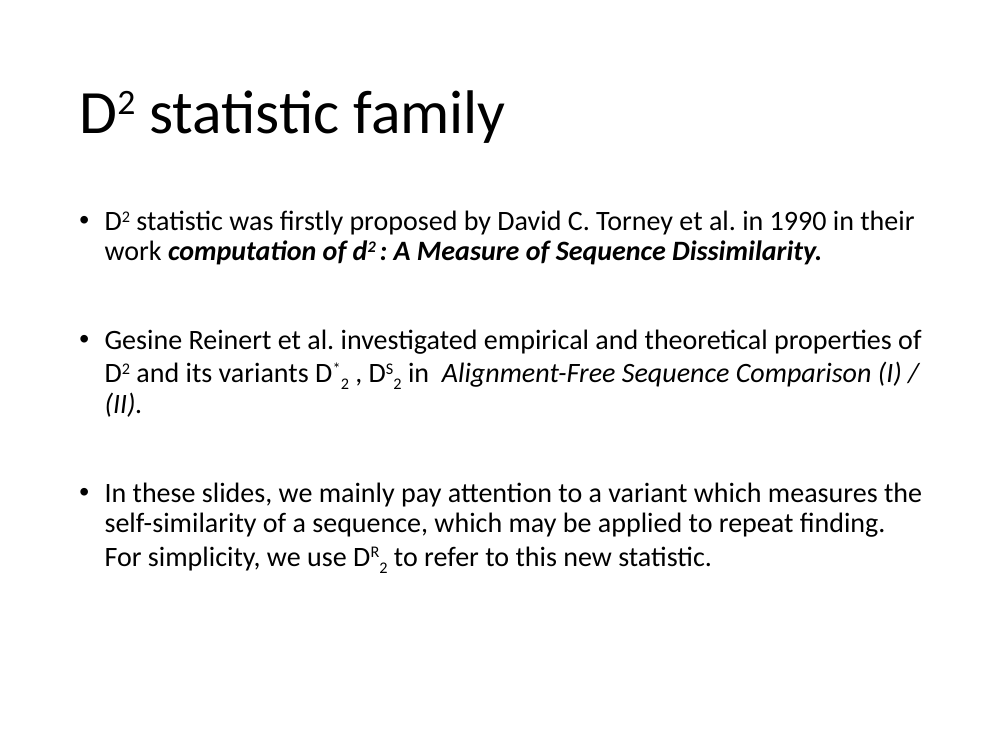
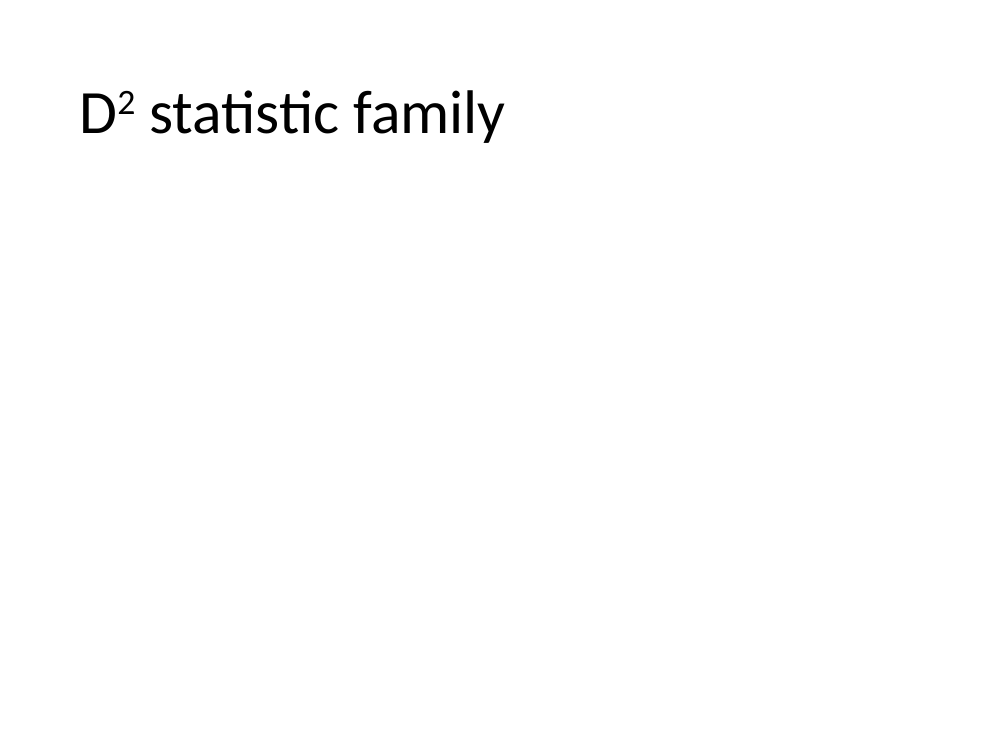
Before and after one commit to chansigit/PyGenSeq, a slide deck: slide 2 of A variant of D2 statistic.pptx. Drawn at 1008x756 pixels with LibreOffice and Linux fonts; fonts in the diff are those of the drawing; grey boxes stand for pictures. Boxes give left, top, right and bottom in pixels: in the first picture for what was removed or moved away, otherwise in the second. Text is boxed around its words. In the diff, an @@ line names an element or a change of style, - is before the commit and + after.

```diff
--- a/A variant of D2 statistic.pptx
+++ b/A variant of D2 statistic.pptx
@@ text removed at (105, 210, 922, 571) @@
-• D2 statistic was firstly proposed by David C. Torney et al. in 1990 in their work computation of d2 : A Measure of Sequence Dissimilarity.
-• Gesine Reinert et al. investigated empirical and theoretical properties of D2 and its variants D*2 , DS2 in Alignment-Free Sequence Comparison (I) / (II).
-• In these slides, we mainly pay attention to a variant which measures the self-similarity of a sequence, which may be applied to repeat finding. For simplicity, we use DR2 to refer to this new statistic.
```
Also in this commit, not shown: 2 other slides changed, 10 slides added, 1 other file.
